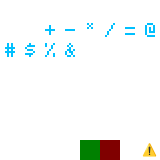
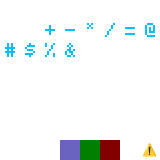
Layered file, before and after one edit (160×160). Changes by layer:
painted on "bg" over box(60, 140, 80, 160)
